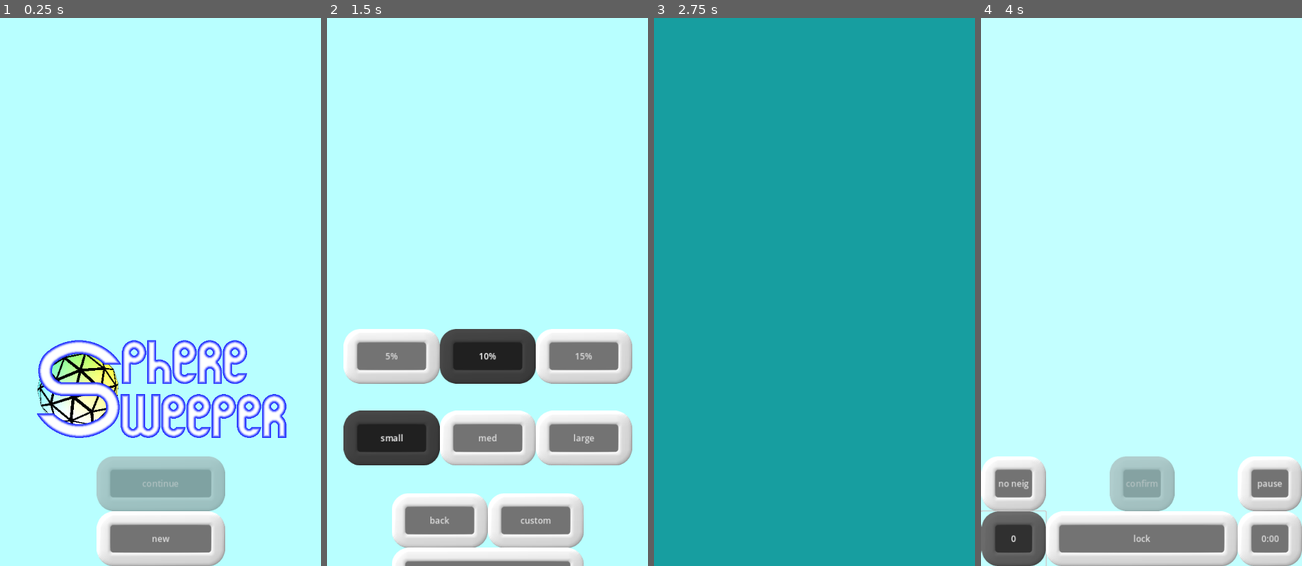
Above: before the commit, frames 1-4 (left to right).
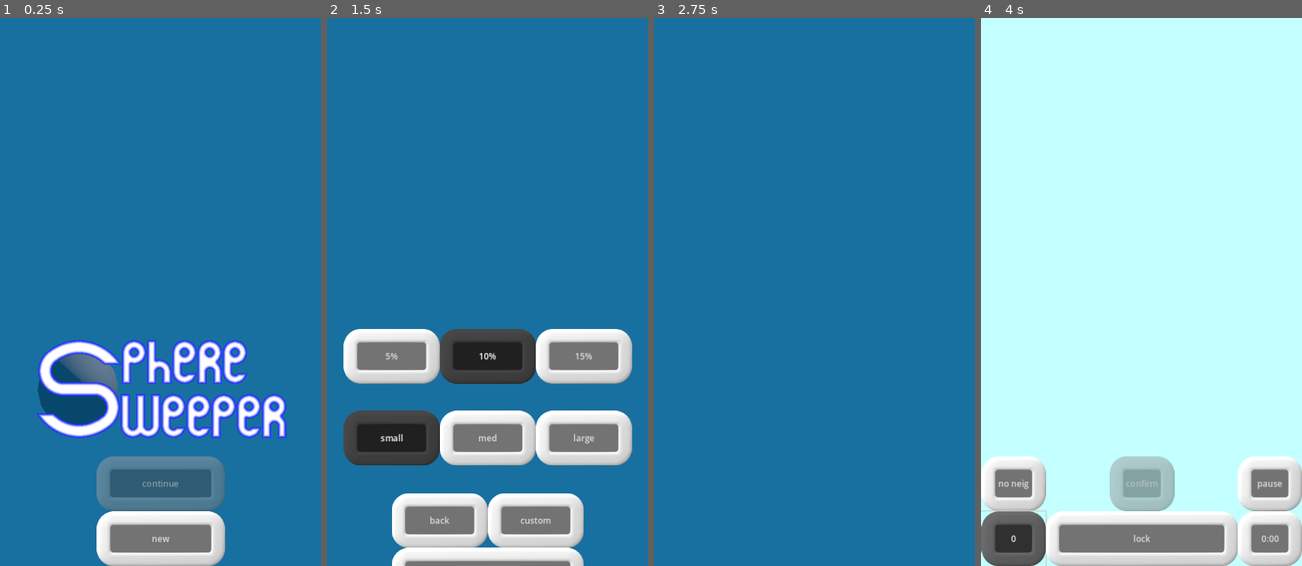
Above: after the commit, the same moments.

Repository: WalynC/sphereSweeperGodot
Game: Godot game, scene res://mainScenes/menu_scene.tscn
The game is run twice, just before and just after one commit, with the same random seed, the same clock (stepped at 60 frames per second) and the same inputs. This scene is started directly instead of the project's main scene. Sound files missing from this copy of the repository are replaced by a short silence.
Inputs (mouse positions are in pixels of both pictures, inside the frame that each line leads up to):
- Up to frame 1 (0.25 s): no input
- Up to frame 2 (1.5 s): click "new" at 0.5 s; move the mouse to (558, 264) at 1.27 s; hold Down (scroll_down) from 1.28 s (still down); click (558, 264) at 1.42 s
- Up to frame 3 (2.75 s): release Down (scroll_down) at 2 s; click "play" at 2 s
- Up to frame 4 (4 s): drag from (1077, 319) to (1125, 401) at 2.77 s; click "0" at 3.5 s

The runs differ from the first frame. In frame 1, 90% of the frame differs, in the area x 0-100%, y 0-100%; in frame 2, 75%; in frame 3, 100%; in frame 4, nothing differs.

Commit message:
Main menu sphere now changes border color based on theme

Diff:
--- a/mainScenes/game.tscn
+++ b/mainScenes/game.tscn
@@ -1,15 +1,16 @@
-[gd_scene load_steps=46 format=3 uid="uid://usiusro6nnqg"]
+[gd_scene load_steps=48 format=3 uid="uid://usiusro6nnqg"]
 
 [ext_resource type="Script" path="res://scripts/GameManager.gd" id="1_phl8j"]
 [ext_resource type="Environment" uid="uid://cjlyjiv35f4y3" path="res://environmentNormal.tres" id="2_87th6"]
 [ext_resource type="Material" uid="uid://dxfngky0b820a" path="res://iconMat.tres" id="3_3hapr"]
-[ext_resource type="Material" uid="uid://b33iutaojgfki" path="res://boardMaterial.tres" id="4_5055k"]
 [ext_resource type="Script" path="res://scripts/WorldPivotMover.gd" id="4_r5hh3"]
 [ext_resource type="Material" uid="uid://bjf7ju8dgqwi1" path="res://glowShader.tres" id="4_w2e11"]
+[ext_resource type="Shader" uid="uid://caokd5lbnelk4" path="res://boardVShader.tres" id="5_guow5"]
 [ext_resource type="Script" path="res://scripts/GlowSphere.gd" id="5_lsqos"]
 [ext_resource type="PackedScene" uid="uid://rwawmt27ljkw" path="res://uiScenes/lose_screen.tscn" id="5_ya7ol"]
 [ext_resource type="PackedScene" uid="uid://bwue6rvli2gbi" path="res://uiScenes/win_screen.tscn" id="6_h0wn7"]
 [ext_resource type="Script" path="res://scripts/Controls.gd" id="6_pd3oa"]
+[ext_resource type="Texture2D" uid="uid://lxllurc0jbjm" path="res://texture.png" id="6_tq8nr"]
 [ext_resource type="PackedScene" uid="uid://31bhtpbuqpqp" path="res://uiScenes/game_ui.tscn" id="7_su4m3"]
 [ext_resource type="PackedScene" uid="uid://15o8kkohojx5" path="res://uiScenes/pause_menu.tscn" id="8_6obnv"]
 [ext_resource type="Script" path="res://scripts/Timer.gd" id="8_jmfnr"]
@@ -36,6 +37,11 @@
 [ext_resource type="AudioStream" uid="uid://c7552iopov3fc" path="res://Sounds/xylC2.wav" id="31_5mdfl"]
 [ext_resource type="AudioStream" uid="uid://blx7bqr1tl2xm" path="res://Sounds/wind woosh loop.ogg" id="33_yumah"]
 
+[sub_resource type="ShaderMaterial" id="ShaderMaterial_sdkek"]
+render_priority = 0
+shader = ExtResource("5_guow5")
+shader_parameter/Texture2DParameter = ExtResource("6_tq8nr")
+
 [sub_resource type="ArrayMesh" id="ArrayMesh_jt1kb"]
 
 [sub_resource type="ConcavePolygonShape3D" id="ConcavePolygonShape3D_s1hfp"]
@@ -94,7 +100,7 @@
 script = ExtResource("4_r5hh3")
 
 [node name="board" type="MeshInstance3D" parent="WorldPivot"]
-material_override = ExtResource("4_5055k")
+material_override = SubResource("ShaderMaterial_sdkek")
 cast_shadow = 0
 mesh = SubResource("ArrayMesh_jt1kb")
 skeleton = NodePath("../..")
--- a/mainScenes/menu_scene.tscn
+++ b/mainScenes/menu_scene.tscn
@@ -1,52 +1,22 @@
-[gd_scene load_steps=16 format=3 uid="uid://di55ecqry3xcg"]
+[gd_scene load_steps=12 format=3 uid="uid://di55ecqry3xcg"]
 
 [ext_resource type="Script" path="res://scripts/UserSettings.gd" id="1_0stym"]
 [ext_resource type="PackedScene" uid="uid://cp2rlrqracaje" path="res://uiScenes/main_menu.tscn" id="1_6ny5j"]
+[ext_resource type="Environment" uid="uid://cjlyjiv35f4y3" path="res://environmentNormal.tres" id="1_uymrd"]
 [ext_resource type="PackedScene" uid="uid://b3tq7nhujaby" path="res://uiScenes/new_game_basic_menu.tscn" id="2_0f0tg"]
 [ext_resource type="PackedScene" uid="uid://b6t1icjq8ahl8" path="res://uiScenes/custom_game_menu.tscn" id="3_m8si6"]
+[ext_resource type="Material" uid="uid://b33iutaojgfki" path="res://boardMaterial.tres" id="4_6pvk7"]
 [ext_resource type="PackedScene" uid="uid://16sbkfghev5" path="res://uiScenes/options_menu.tscn" id="4_dlvh5"]
-[ext_resource type="Texture2D" uid="uid://lxllurc0jbjm" path="res://texture.png" id="6_hi2x8"]
 [ext_resource type="Script" path="res://scripts/MainMenuSphere.gd" id="6_kedia"]
 [ext_resource type="PackedScene" uid="uid://bo5ntnh4m0fh2" path="res://visualThemes/visual_loader.tscn" id="7_csdbo"]
 [ext_resource type="Texture2D" uid="uid://c64lpledsynbl" path="res://logo.png" id="8_0ivn8"]
 
-[sub_resource type="ProceduralSkyMaterial" id="ProceduralSkyMaterial_qopnp"]
-sky_horizon_color = Color(0.64625, 0.65575, 0.67075, 1)
-ground_horizon_color = Color(0.64625, 0.65575, 0.67075, 1)
-
-[sub_resource type="Sky" id="Sky_k8eft"]
-sky_material = SubResource("ProceduralSkyMaterial_qopnp")
-
-[sub_resource type="Environment" id="Environment_h4grc"]
-background_mode = 1
-background_color = Color(0.188235, 0.603922, 0.741176, 1)
-sky = SubResource("Sky_k8eft")
-tonemap_mode = 2
-glow_enabled = true
-
-[sub_resource type="Environment" id="Environment_sixj6"]
-ambient_light_source = 2
-ambient_light_color = Color(1, 1, 1, 1)
-ambient_light_energy = 2.9
-reflected_light_source = 1
-
-[sub_resource type="StandardMaterial3D" id="StandardMaterial3D_jl4ec"]
-diffuse_mode = 3
-specular_mode = 1
-vertex_color_use_as_albedo = true
-albedo_texture = ExtResource("6_hi2x8")
-refraction_scale = 1.0
-refraction_texture_channel = 1
-texture_filter = 0
-texture_repeat = false
-disable_receive_shadows = true
-
-[sub_resource type="ArrayMesh" id="ArrayMesh_eh5b7"]
+[sub_resource type="ArrayMesh" id="ArrayMesh_1miag"]
 
 [node name="MenuScene" type="Node"]
 
 [node name="WorldEnvironment" type="WorldEnvironment" parent="."]
-environment = SubResource("Environment_h4grc")
+environment = ExtResource("1_uymrd")
 
 [node name="VisualLoader" parent="." node_paths=PackedStringArray("controlRoot", "mainMenuSphere", "worldEnv") instance=ExtResource("7_csdbo")]
 controlRoot = NodePath("../menu root")
@@ -94,13 +64,14 @@
 
 [node name="Camera3D" type="Camera3D" parent="menu root/mainMenu/SubViewportContainer/SubViewport"]
 transform = Transform3D(1, 0, 0, 0, 1, 0, 0, 0, 1, 0, 0, 1.34887)
-environment = SubResource("Environment_sixj6")
+
+[node name="OmniLight3D" type="OmniLight3D" parent="menu root/mainMenu/SubViewportContainer/SubViewport/Camera3D"]
 
 [node name="MeshInstance3D" type="MeshInstance3D" parent="menu root/mainMenu/SubViewportContainer/SubViewport"]
 transform = Transform3D(1, 0, 0, 0, 1, 0, 0, 0, 1, 0, 0, -0.623311)
-material_override = SubResource("StandardMaterial3D_jl4ec")
+material_override = ExtResource("4_6pvk7")
 cast_shadow = 0
-mesh = SubResource("ArrayMesh_eh5b7")
+mesh = SubResource("ArrayMesh_1miag")
 script = ExtResource("6_kedia")
 
 [node name="TextureRect" type="TextureRect" parent="menu root/mainMenu"]
--- a/scripts/VisualLoader.gd
+++ b/scripts/VisualLoader.gd
@@ -18,7 +18,6 @@
 	init()
 	if (scene == SceneType.MainMenu):
 		loadTheme()
-		mainMenuSphere.Build()
 
 func init():
 	instance = self
@@ -46,5 +45,3 @@
 		GameManager.instance.reset_visual_rng()
 	theme = i
 	loadTheme()
-	if (scene == SceneType.MainMenu):
-		mainMenuSphere.BuildBoardVisuals()
--- a/scripts/visual themes/VisualTheme.gd
+++ b/scripts/visual themes/VisualTheme.gd
@@ -44,7 +44,8 @@
 	pass
 
 func LoadMainMenuVisuals():
-	pass
+	VisualLoader.instance.mainMenuSphere.Build()
+	VisualLoader.instance.mainMenuSphere.set_instance_shader_parameter("BorderColor", borderColor)
 
 func LoadGameVisuals():
 	if (GameManager.instance.board.vertices.size() > 0): GameManager.instance.board.BuildBoardVisuals()
--- a/visualThemes/dayVisualTheme/day_visual_theme.tscn
+++ b/visualThemes/dayVisualTheme/day_visual_theme.tscn
@@ -21,7 +21,7 @@
 buttonPress = NodePath("ButtonPress")
 failSelect = NodePath("FailClearAction")
 select = NodePath("ClearAction")
-backgroundColor = Color(0.0901961, 0.619608, 0.627451, 1)
+backgroundColor = Color(0.0901961, 0.439216, 0.627451, 1)
 
 [node name="FireworksEffect" type="Node" parent="." node_paths=PackedStringArray("sound")]
 script = ExtResource("2_p3pj7")
